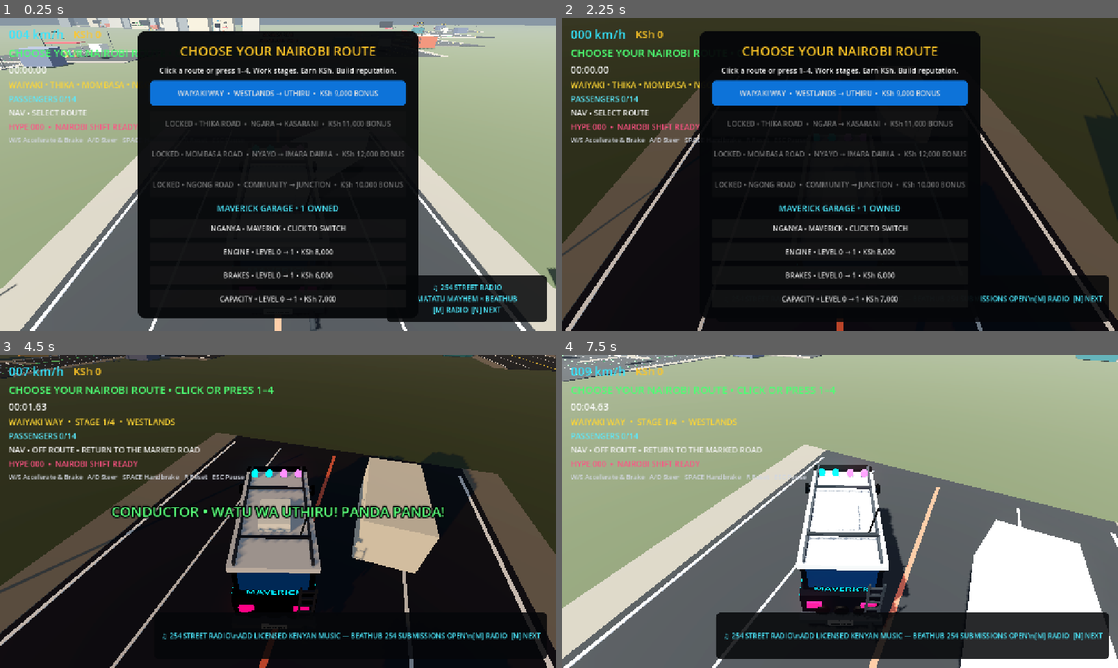
Above: before the commit, frames 1-4 (two rows, left to right).
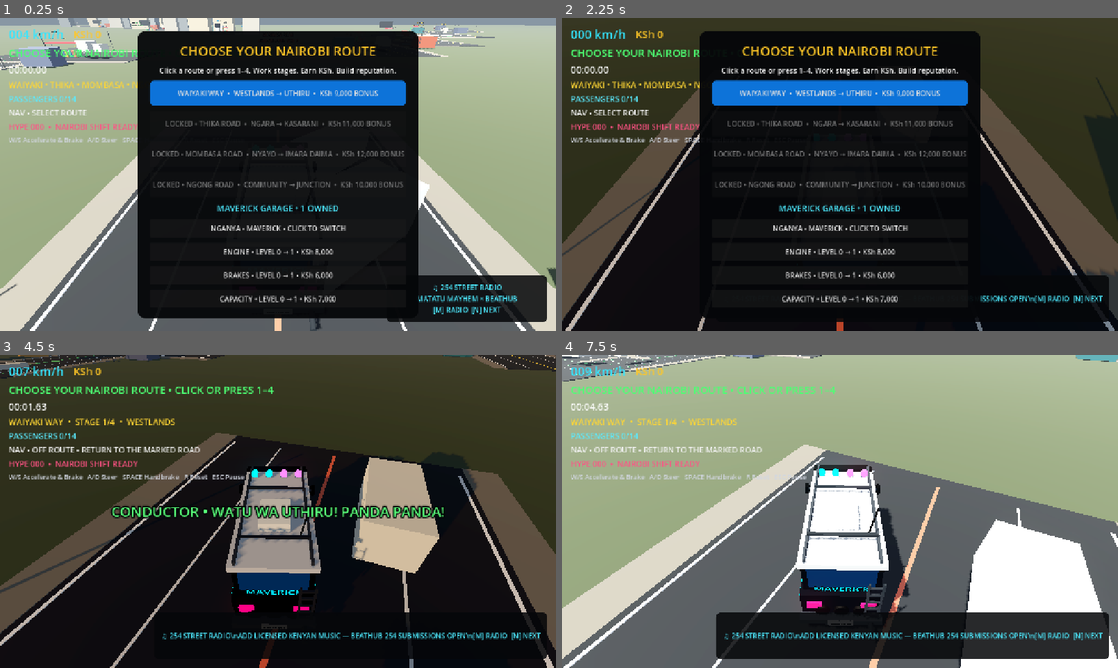
Above: after the commit, the same moments.

Repository: beathubonline-arch/Matatu-Mayhem
Game: Godot game, scene res://scenes/main/Main.tscn
Same seed, same stepped clock (60 frames per second), same inputs: the game is played once before the commit and once after it.
Inputs (mouse positions are in pixels of both pictures, inside the frame that each line leads up to):
- Up to frame 1 (0.25 s): no input
- Up to frame 2 (2.25 s): tap A (steer_left) at 0.5, 1.25, 2 s; move the mouse to (962, 158) at 0.52 s; hold D (steer_right) 0.53-1.28 s; hold N (radio_next) 0.53-1.28 s; click (962, 158) at 0.67 s; move the mouse to (728, 190) at 1.27 s; hold S (brake) 1.28-2.03 s; tap M (radio_toggle) at 1.35 s; move the mouse to (895, 105) at 2.02 s; hold D (steer_right) from 2.03 s (still down); tap L at 2.1 s
- Up to frame 3 (4.5 s): tap A (steer_left) at 2.75 s; move the mouse to (250, 574) at 2.77 s; release D (steer_right) at 2.78 s; hold W (accelerate) 2.78-3.53 s; tap 1 at 2.85 s; click (250, 574) at 2.92 s; move the mouse to (444, 558) at 3.52 s; hold A (steer_left) from 3.53 s (still down); tap 2 at 3.6 s; move the mouse to (111, 464) at 4.27 s; tap 3 at 4.35 s
- Up to frame 4 (7.5 s): move the mouse to (867, 511) at 5.02 s; release A (steer_left) at 5.03 s; hold S (brake) 5.03-5.78 s; tap 4 at 5.1 s; click (867, 511) at 5.17 s; move the mouse to (756, 433) at 5.77 s; hold D (steer_right) 5.78-6.53 s; tap N (radio_next) at 5.85 s; move the mouse to (962, 495) at 6.52 s; hold W (accelerate) 6.53-7.28 s; hold M (radio_toggle) 6.53-7.28 s; move the mouse to (728, 527) at 7.27 s; hold D (steer_right) from 7.28 s (still down); tap L at 7.35 s; click (728, 527) at 7.42 s

The runs differ from the first frame. In frame 1, 0.3% of the frame differs, in the area x 11-78%, y 2-62%; in frame 2, 0.3%, in the area x 89-100%, y 76-100%; in frame 3, less than 0.1%; in frame 4, less than 0.1%.
Error before the commit: Parse Error: Expected statement, found "Indent" instead. (res://scripts/environment/CorridorLifeManager.gd:209)

Commit message:
Fix corridor life parser issue and add stage conductors

Diff:
--- a/scripts/environment/CorridorLifeManager.gd
+++ b/scripts/environment/CorridorLifeManager.gd
@@ -21,6 +21,7 @@
 	_spawn_bodas()
 	_spawn_route_minibuses()
 	_spawn_other_corridor_minibuses()
+	_spawn_stage_conductors()
 
 func _spawn_waiyaki_people() -> void:
 	var data := network.get_corridor(0)
@@ -205,7 +206,7 @@
 			bus.set_meta("forward", forward)
 			bus.set_meta("speed", 6.6 + float(corridor_index) * 0.35)
 			bus.set_meta("lane_offset", lane_offset)
-		bus.set_meta("steer_dir", direction)
+			bus.set_meta("steer_dir", direction)
 			var body := MeshInstance3D.new()
 			var mesh := BoxMesh.new()
 			mesh.size = Vector3(2.0, 2.1, 4.4)
@@ -227,3 +228,34 @@
 			bus.add_child(route)
 			add_child(bus)
 			_movers.append(bus)
+
+
+func _spawn_stage_conductors() -> void:
+	for corridor_index in range(network.corridor_count()):
+		var data: Dictionary = network.get_corridor(corridor_index)
+		var stops: Array = data["stops"]
+		for stop_index in range(stops.size()):
+			var root := Node3D.new()
+			var direction: Vector3 = network.get_stage_direction(corridor_index, stop_index)
+			var right := Vector3(direction.z, 0.0, -direction.x)
+			root.position = network.get_stage_waiting_position(corridor_index, stop_index) + right * 2.4
+			root.rotation.y = atan2(direction.x, direction.z)
+			var body := MeshInstance3D.new()
+			var mesh := CapsuleMesh.new()
+			mesh.radius = 0.28
+			mesh.height = 1.7
+			body.mesh = mesh
+			body.position.y = 0.85
+			var mat := StandardMaterial3D.new()
+			mat.albedo_color = Color("f59e0b") if (stop_index + corridor_index) % 2 == 0 else Color("22c55e")
+			body.material_override = mat
+			root.add_child(body)
+			var call := Label3D.new()
+			call.text = "%s! PANDA!" % String(stops[-1])
+			call.position = Vector3(0, 2.25, 0)
+			call.font_size = 22
+			call.pixel_size = 0.005
+			call.outline_size = 6
+			call.modulate = Color("ffe15a")
+			root.add_child(call)
+			add_child(root)
